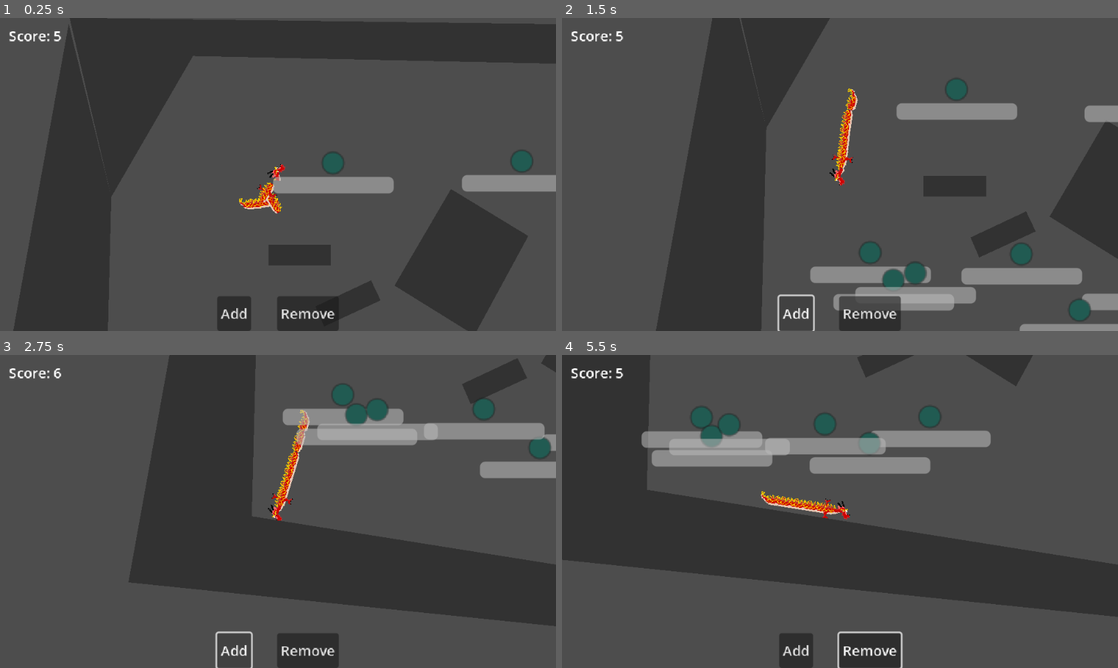
Above: before the commit, frames 1-4 (two rows, left to right).
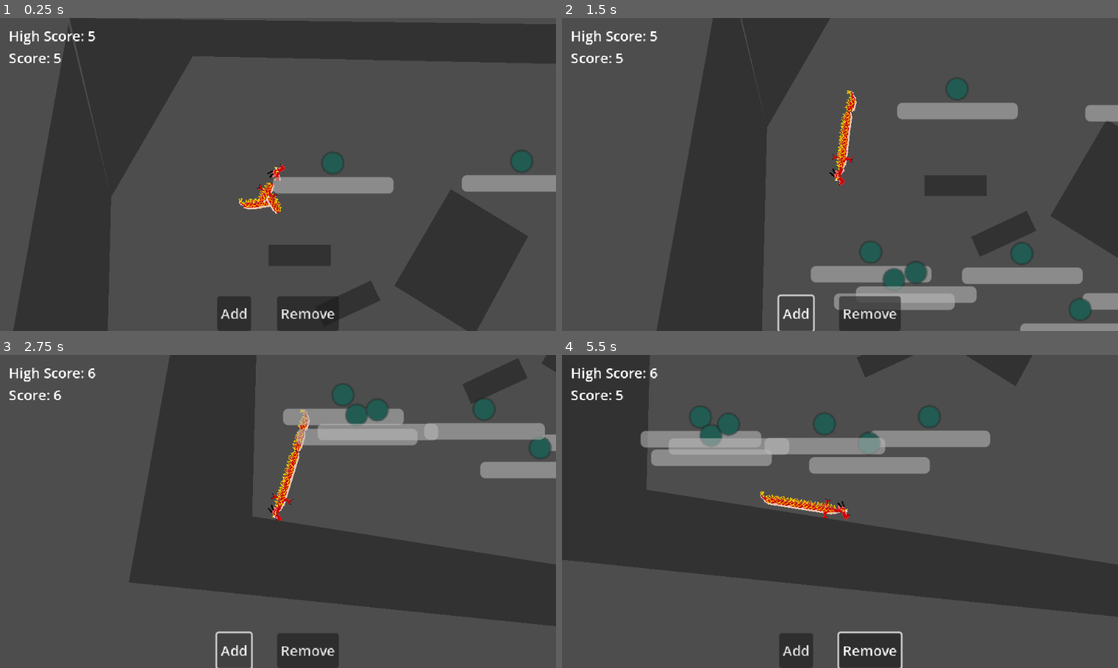
Above: after the commit, the same moments.

Repository: Steaf23/GMTK-2025
Game: Godot game, scene res://world.tscn
Two runs of this game, one before a commit and one after it. Both use one fixed random seed, a clock stepped at 60 frames per second and the inputs below.
Inputs (mouse positions are in pixels of both pictures, inside the frame that each line leads up to):
- Up to frame 1 (0.25 s): no input
- Up to frame 2 (1.5 s): click "Remove" at 0.5 s; click "Add" at 1.25 s
- Up to frame 3 (2.75 s): click "Add" at 2 s
- Up to frame 4 (5.5 s): click "Remove" at 2.75 s; click "Add" at 3.5 s; click "Remove" at 4.25 s; move the mouse to (962, 495) at 5.02 s

The runs differ from the first frame. In frame 1, 0.5% of the frame differs, in the area x 1-88%, y 4-63%; in frame 2, 1.2%, in the area x 1-100%, y 0-100%; in frame 3, 0.7%; in frame 4, 0.8%.

Commit message:
- created gameover screen

Diff:
--- a/dragon/dragon.gd
+++ b/dragon/dragon.gd
@@ -1,5 +1,7 @@
 class_name Dragon
 extends Node2D
+
+signal player_died()
 
 @export var follow_distance: int = 15
 @export var speed: int = 150
@@ -16,12 +18,12 @@
 # array of arrays, keeping track of segments that are part of a possible constriction.
 var constriction_windows: ConstrictionManager = ConstrictionManager.new()
 
+
 func _ready() -> void:
 	Global.dragon = self
 
 	for i in 5:
 		add_segment()
-
 
 
 func _physics_process(delta: float) -> void:
@@ -38,6 +40,7 @@
 		leading = b
 		idx += 1
 
+
 func add_segment() -> void:
 	var segment = preload("res://dragon/body_segment.tscn").instantiate()
 
@@ -65,6 +68,9 @@
 	if $Body.get_child(1) is Segment:
 		$Body.get_child(1).is_last = true
 	b.queue_free()
+
+	if $Body.get_child_count() <= 2:
+		player_died.emit()
 
 
 func _on_mouth_area_entered(area: Area2D) -> void:
--- a/dragon/dragon.tscn
+++ b/dragon/dragon.tscn
@@ -11,8 +11,8 @@
 
 [sub_resource type="Curve" id="Curve_g2ok4"]
 _limits = [0.0, 1.75, 0.0, 40.0]
-_data = [Vector2(2.85714, 1.375), 0.0, -0.0234838, 0, 0, Vector2(25.7143, 1.125), -0.017493, -0.017493, 0, 0, Vector2(40, 0.875), -0.0150176, 0.0, 0, 0]
-point_count = 3
+_data = [Vector2(0, 1.375), 0.0, 0.0, 0, 0, Vector2(2.85714, 1.375), 0.0, 0.0, 0, 0, Vector2(8.57143, 1.25), 0.0, -0.0234838, 0, 0, Vector2(25.7143, 1.125), -0.017493, -0.017493, 0, 0, Vector2(40, 0.875), -0.0150176, 0.0, 0, 0]
+point_count = 5
 metadata/_snap_enabled = true
 metadata/_snap_count = 14
 
--- a/warrior/warrior_attack.tscn
+++ b/warrior/warrior_attack.tscn
@@ -5,6 +5,21 @@
 [sub_resource type="CapsuleShape2D" id="CapsuleShape2D_gnuc2"]
 radius = 6.0
 height = 40.0
+
+[sub_resource type="Animation" id="Animation_c6n77"]
+length = 0.001
+tracks/0/type = "value"
+tracks/0/imported = false
+tracks/0/enabled = true
+tracks/0/path = NodePath("Hitbox/CollisionShape2D:disabled")
+tracks/0/interp = 1
+tracks/0/loop_wrap = true
+tracks/0/keys = {
+"times": PackedFloat32Array(0),
+"transitions": PackedFloat32Array(1),
+"update": 1,
+"values": [true]
+}
 
 [sub_resource type="Animation" id="Animation_gnuc2"]
 resource_name = "attack"
@@ -20,21 +35,6 @@
 "transitions": PackedFloat32Array(1, 1),
 "update": 1,
 "values": [false, true]
-}
-
-[sub_resource type="Animation" id="Animation_c6n77"]
-length = 0.001
-tracks/0/type = "value"
-tracks/0/imported = false
-tracks/0/enabled = true
-tracks/0/path = NodePath("Hitbox/CollisionShape2D:disabled")
-tracks/0/interp = 1
-tracks/0/loop_wrap = true
-tracks/0/keys = {
-"times": PackedFloat32Array(0),
-"transitions": PackedFloat32Array(1),
-"update": 1,
-"values": [true]
 }
 
 [sub_resource type="AnimationLibrary" id="AnimationLibrary_wxviw"]
--- a/world.gd
+++ b/world.gd
@@ -3,10 +3,13 @@
 @onready var dragon: Dragon = $Dragon
 
 @onready var score: Label = %Score
+@onready var highscore = 0
 
 
 func _ready() -> void:
 	randomize()
+
+	dragon.player_died.connect(_on_player_died)
 
 	for c in $Enemies.get_children():
 		if c is Warrior:
@@ -27,10 +30,24 @@
 		#text += "Diff: %s, Start: %s, End: %s\n" % [w.start_segment - w.end_segment, w.start_segment, w.end_segment]
 	#$CanvasLayer/Label.text = text
 
-	score.text = "Score: %s" % [dragon.segments().size()]
+	var s = dragon.segments().size()
+	if s > highscore:
+		highscore = s
+	score.text = "High Score: %s\nScore: %s" % [highscore, s]
 	pass
+
+
+func _on_player_died() -> void:
+	$Gameover.show()
+	$%FinalScore.text = "High Score: %s\nScore: %s" % [highscore, dragon.segments().size()]
+	get_tree().paused = true
 
 
 func _on_warrior_killed(warrior: Warrior) -> void:
 	dragon.add_segment()
 	warrior.queue_free()
+
+
+func _on_restart_pressed() -> void:
+	get_tree().paused = false
+	get_tree().reload_current_scene()
--- a/world.tscn
+++ b/world.tscn
@@ -67,6 +67,50 @@
 [node name="CollisionPolygon2D" type="CollisionPolygon2D" parent="Walls"]
 position = Vector2(50, 0)
 polygon = PackedVector2Array(-373, -178, -279, -340, 627, -321, 634, 261, -379, 100, -373, -178, -468, -166, -529, 180, 692, 307, 734, -369, -421, -387, -468, -166)
+
+[node name="Gameover" type="CanvasLayer" parent="."]
+process_mode = 2
+layer = 5
+visible = false
+
+[node name="ColorRect" type="ColorRect" parent="Gameover"]
+anchors_preset = 15
+anchor_right = 1.0
+anchor_bottom = 1.0
+grow_horizontal = 2
+grow_vertical = 2
+color = Color(0, 0, 0, 0.372549)
+
+[node name="CenterContainer" type="CenterContainer" parent="Gameover"]
+anchors_preset = 15
+anchor_right = 1.0
+anchor_bottom = 1.0
+grow_horizontal = 2
+grow_vertical = 2
+
+[node name="MarginContainer" type="MarginContainer" parent="Gameover/CenterContainer"]
+layout_mode = 2
+theme_override_constants/margin_left = 20
+theme_override_constants/margin_top = 20
+theme_override_constants/margin_right = 20
+theme_override_constants/margin_bottom = 20
+
+[node name="VBoxContainer" type="VBoxContainer" parent="Gameover/CenterContainer/MarginContainer"]
+layout_mode = 2
+theme_override_constants/separation = 30
+
+[node name="Label2" type="Label" parent="Gameover/CenterContainer/MarginContainer/VBoxContainer"]
+layout_mode = 2
+text = "Game Over"
+
+[node name="FinalScore" type="Label" parent="Gameover/CenterContainer/MarginContainer/VBoxContainer"]
+unique_name_in_owner = true
+layout_mode = 2
+text = "Score: 0"
+
+[node name="Restart" type="Button" parent="Gameover/CenterContainer/MarginContainer/VBoxContainer"]
+layout_mode = 2
+text = "Restart"
 
 [node name="CanvasLayer" type="CanvasLayer" parent="."]
 
@@ -145,5 +189,6 @@
 [node name="Warrior" parent="Enemies" instance=ExtResource("3_tlwt5")]
 position = Vector2(161, 169)
 
+[connection signal="pressed" from="Gameover/CenterContainer/MarginContainer/VBoxContainer/Restart" to="." method="_on_restart_pressed"]
 [connection signal="pressed" from="CanvasLayer/HBoxContainer/Add" to="." method="_on_add_pressed"]
 [connection signal="pressed" from="CanvasLayer/HBoxContainer/Remove" to="." method="_on_remove_pressed"]
